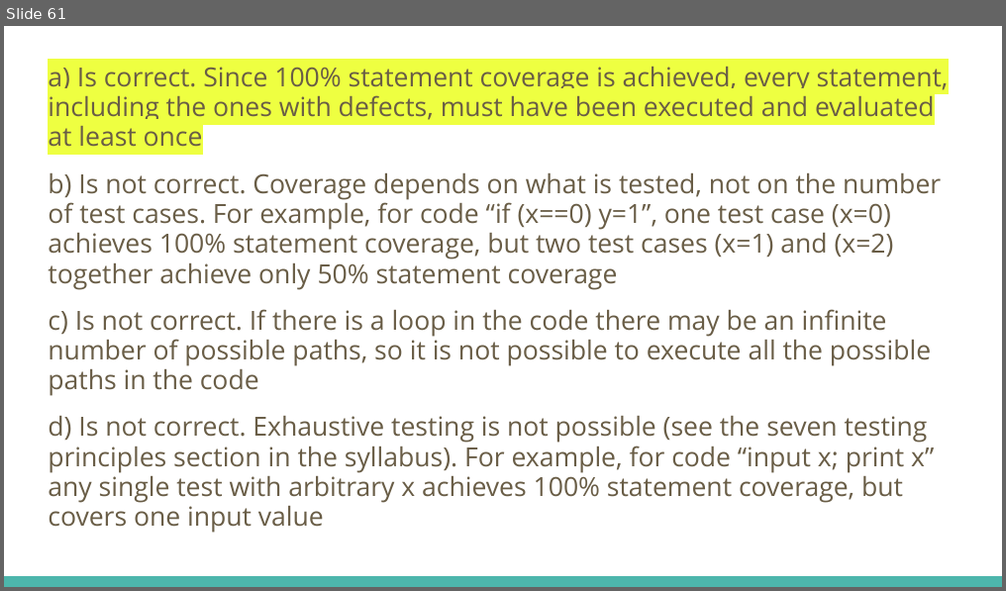
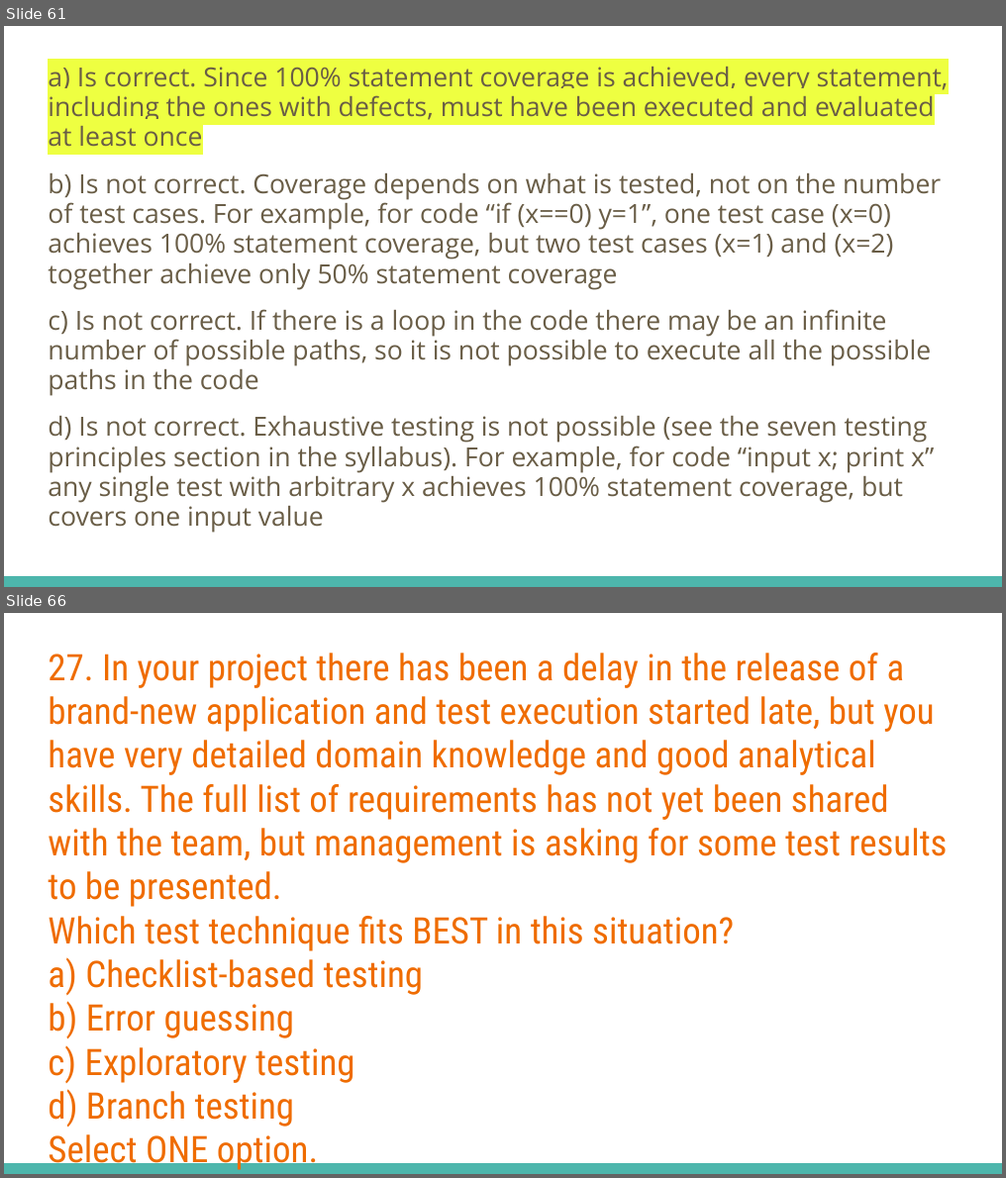
Before and after one commit to fawadmalik/istqb, a slide deck: ISTQB Foundation Level Preparation.pptx. Shown one above the other, each under a label of ours: slide 61 before the commit, slides 61 and 66 after it; the slides between them are not shown. The pictures are 1006x591 and 1006x1178 pixels, drawn with LibreOffice and Linux fonts; fonts in the diff are those of the drawing. Boxes give left, top, right and bottom in pixels: in the first picture for what was removed or moved away, otherwise in the second. Text is boxed around its words. In the diff, an @@ line names an element or a change of style, - is before the commit and + after.

```diff
--- a/ISTQB Foundation Level Preparation.pptx
+++ b/ISTQB Foundation Level Preparation.pptx
@@ slide 66 added at box(4, 613, 1002, 1174), background #FFFFFF; not listed: 1 template element that a slide beside it also shows @@
@@ title added at box(48, 653, 946, 1128), 26.4 pt, text #EF6C00 @@
+27. In your project there has been a delay in the release of a brand-new application and test execution started late, but you have very detailed domain knowledge and good analytical skills. The full list of requirements has not yet been shared with the team, but management is asking for some test results to be presented.
+Which test technique fits BEST in this situation?
+a) Checklist-based testing
+b) Error guessing
+c) Exploratory testing
+d) Branch testing
+Select ONE option.
```
Also in this commit, not shown: 5 other slides added.
